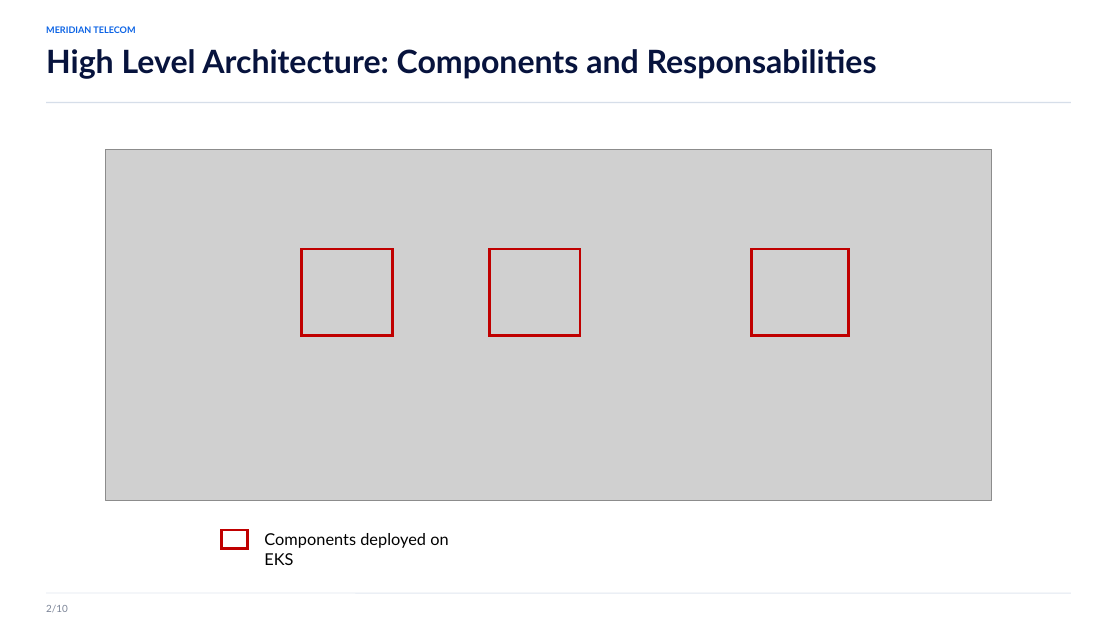
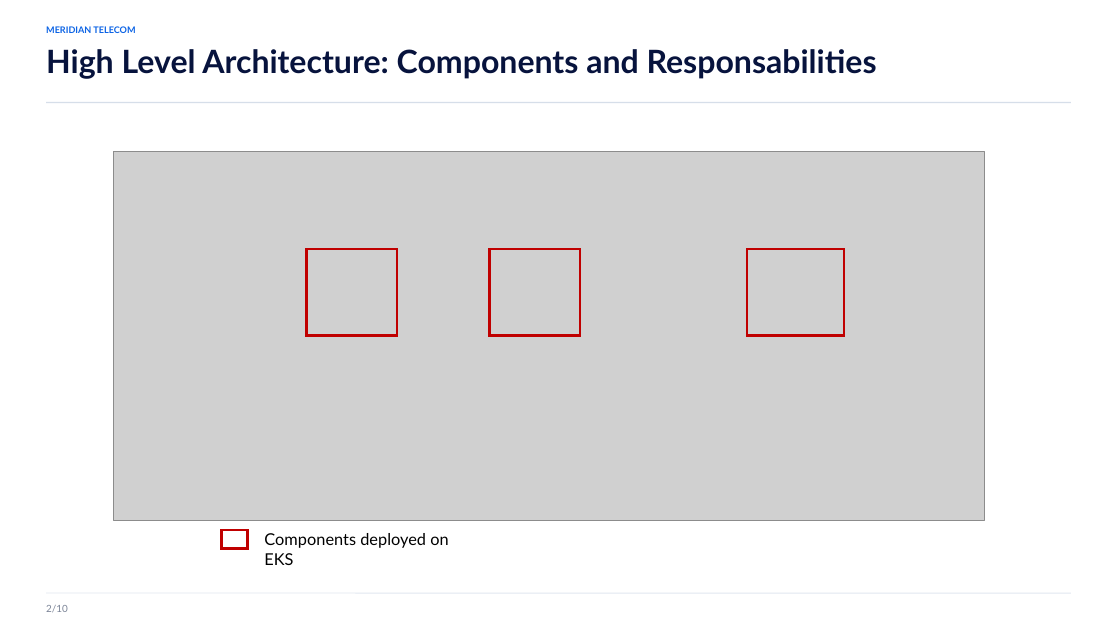
Before and after one commit to mattia-vincenzi/Meridian-Telecom, a slide deck: slide 5 of presentation/meridian_mattia_vincenzi.pptx. Drawn at 1120x630 pixels with LibreOffice and Linux fonts; fonts in the diff are those of the drawing; grey boxes stand for pictures. Boxes give left, top, right and bottom in pixels: in the first picture for what was removed or moved away, otherwise in the second. Text is boxed around its words. In the diff, an @@ line names an element or a change of style, - is before the commit and + after.

```diff
--- a/presentation/meridian_mattia_vincenzi.pptx
+++ b/presentation/meridian_mattia_vincenzi.pptx
@@ picture: place and size @@
-picture at box(106, 150, 992, 501)
+picture at box(114, 151, 985, 521)
@@ rectangle: place and size @@
-rectangle at box(302, 250, 392, 336)
+rectangle at box(307, 250, 397, 336)
@@ rectangle: place and size @@
-rectangle at box(752, 250, 849, 336)
+rectangle at box(747, 250, 844, 336)
```
Also in this commit, not shown: 14 other slides changed, 2 slides removed, 2 other files.
